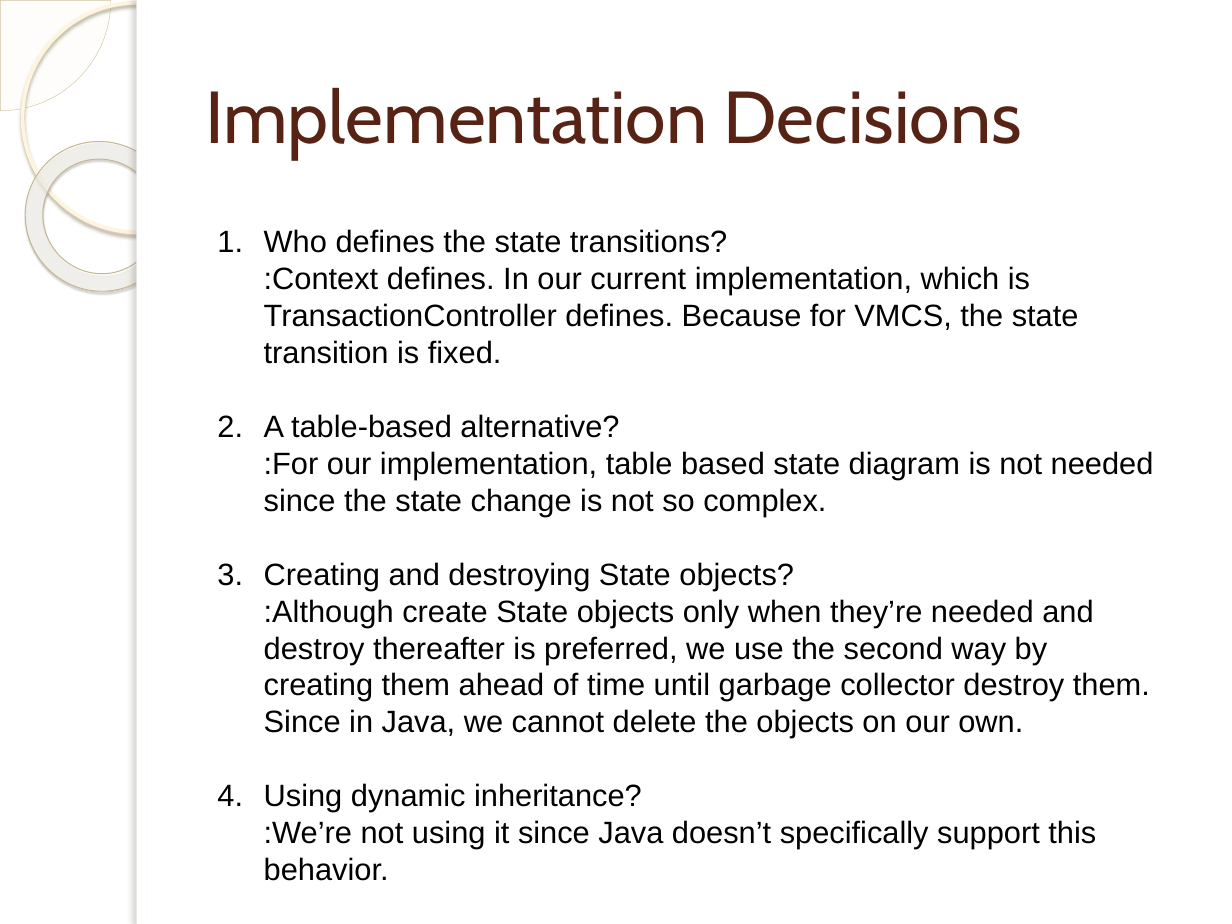
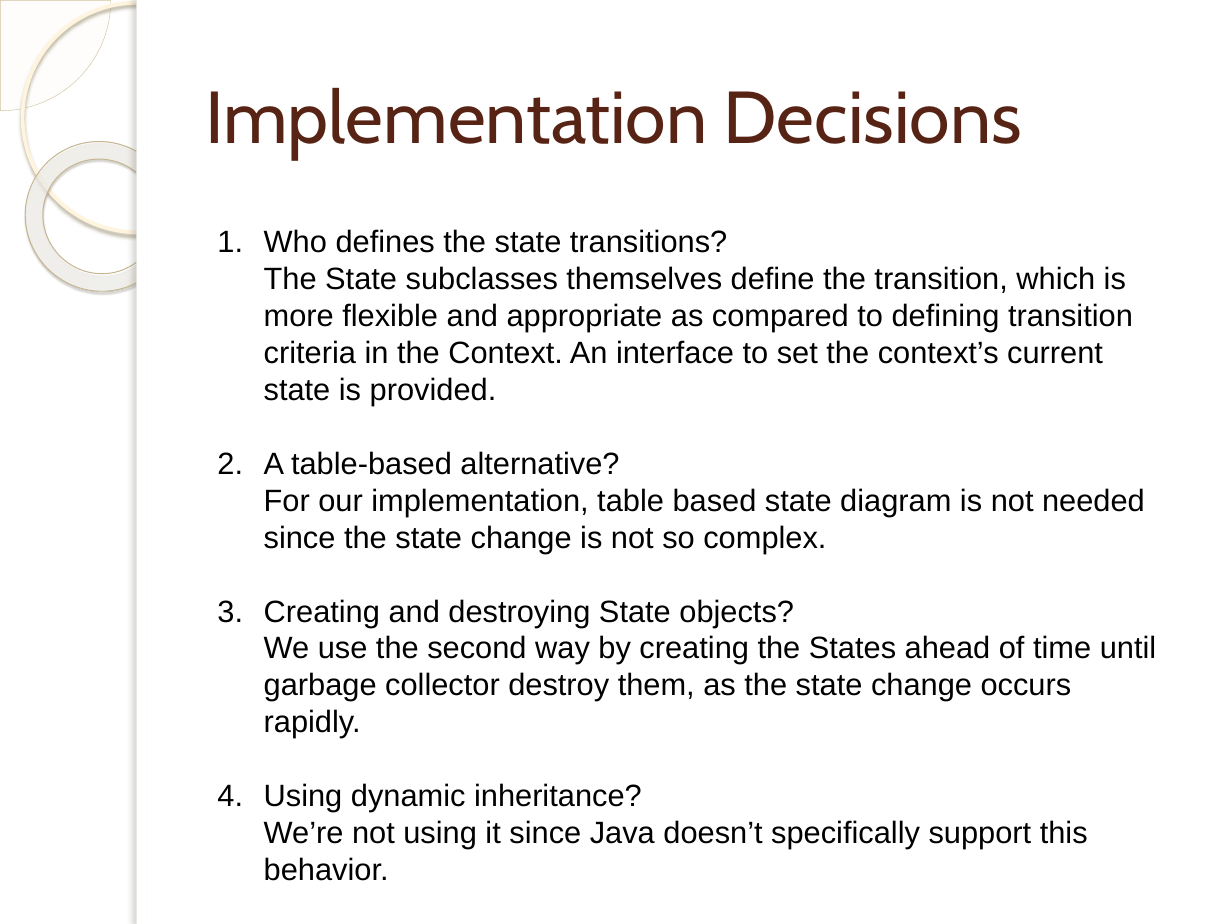
Before and after one commit to Kevin-Han/iss-oodp-pt03-wmcs, a slide deck: slide 8 of WMCS/docs/OODP_CA_PT03.pptx. Drawn at 1232x924 pixels with LibreOffice and Linux fonts; fonts in the diff are those of the drawing; background and template pictures are left out. Boxes give left, top, right and bottom in pixels: in the first picture for what was removed or moved away, otherwise in the second. Text is boxed around its words. In the diff, an @@ line names an element or a change of style, - is before the commit and + after.

Commit message:
update in state pattern

```diff
--- a/WMCS/docs/OODP_CA_PT03.pptx
+++ b/WMCS/docs/OODP_CA_PT03.pptx
@@ text at box(264, 266, 1133, 405): text changed @@
-:Context defines. In our current implementation, which is TransactionController defines. Because for VMCS, the state transition is fixed.
+The State subclasses themselves define the transition, which is more flexible and appropriate as compared to defining transition criteria in the Context. An interface to set the context’s current state is provided.
@@ text at box(264, 488, 1145, 553): text changed @@
-:For our implementation, table based state diagram is not needed since the state change is not so complex.
+For our implementation, table based state diagram is not needed since the state change is not so complex.
@@ text at box(264, 635, 1156, 738): text changed @@
-:Although create State objects only when they’re needed and destroy thereafter is preferred, we use the second way by creating them ahead of time until garbage collector destroy them. Since in Java, we cannot delete the objects on our own.
+We use the second way by creating the States ahead of time until garbage collector destroy them, as the state change occurs rapidly.
@@ text at box(264, 820, 1088, 881): text changed @@
-:We’re not using it since Java doesn’t specifically support this behavior.
+We’re not using it since Java doesn’t specifically support this behavior.
```
Also in this commit, not shown: 1 other slide changed, 1 other file.
